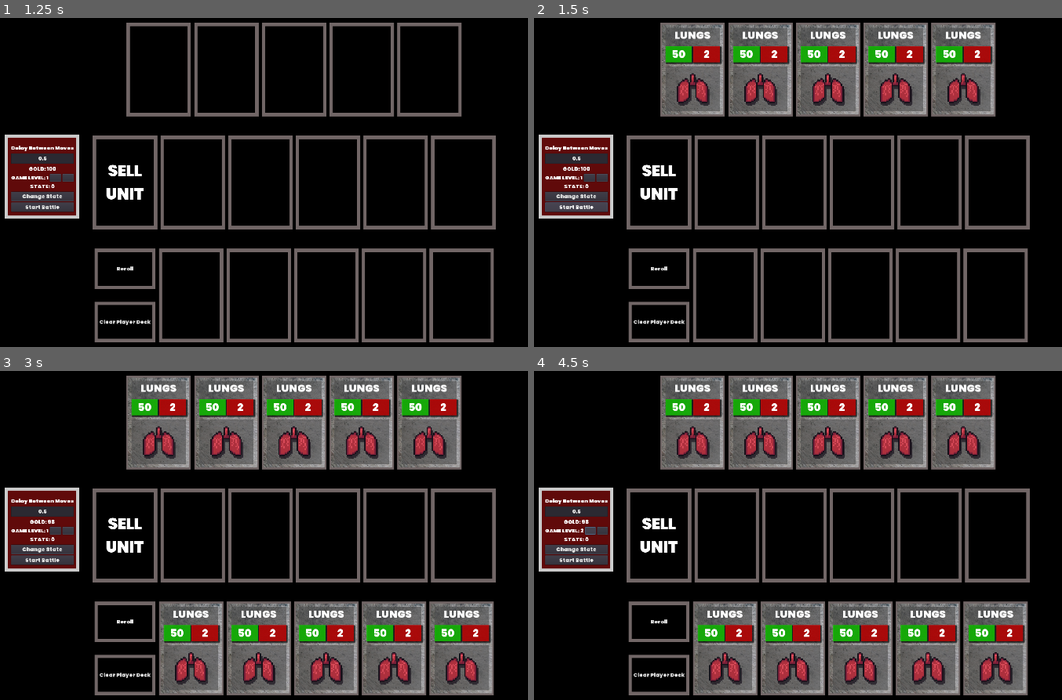
Above: before the commit, frames 1-4 (two rows, left to right).
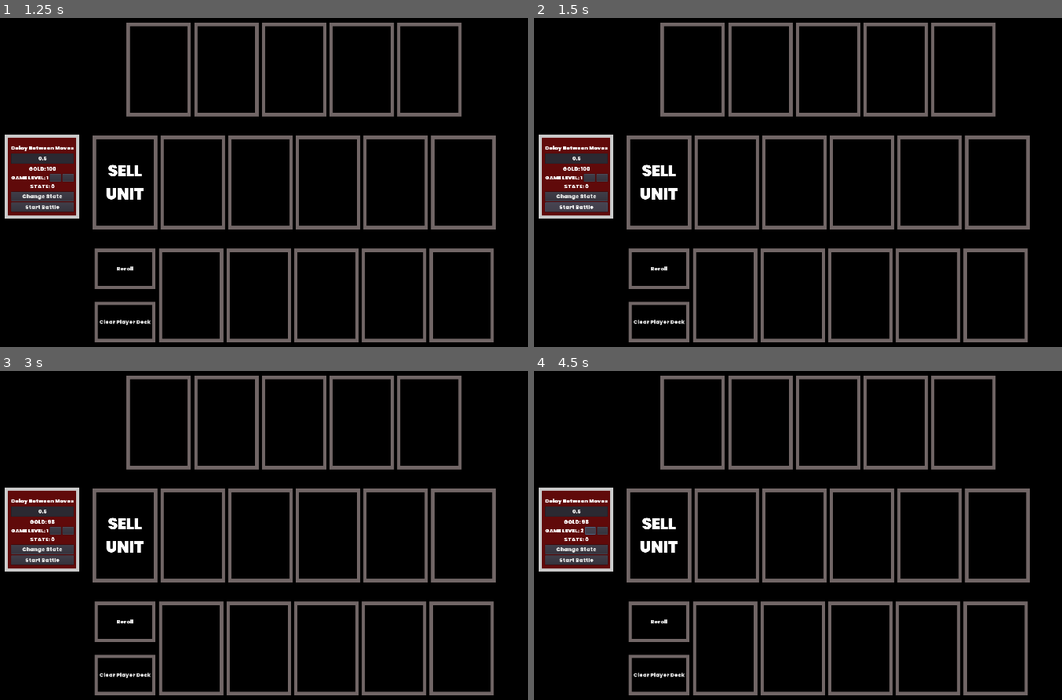
Above: after the commit, the same moments.

Repository: RM35/steel-chalk-asset
Game: Godot game, scene res://main_menu/main_menu.tscn
Same seed, same stepped clock (60 frames per second), same inputs: the game is played once before the commit and once after it.
Inputs (mouse positions are in pixels of both pictures, inside the frame that each line leads up to):
- Up to frame 1 (1.25 s): click "PLAY" at 0.5 s
- Up to frame 2 (1.5 s): click "Start Battle" at 1.25 s
- Up to frame 3 (3 s): click "Start Battle" at 2 s; click "Reroll" at 2.75 s
- Up to frame 4 (4.5 s): click "Clear Player Deck" at 3.5 s; click (586, 532) at 4.25 s

Frame 1 is identical in both runs. In frame 2, 15% of the frame differs, in the area x 24-88%, y 1-30%; in frame 3, 30%, in the area x 24-94%, y 1-99%; in frame 4, 30%.
Error after the commit: Parse Error: The method "test_trig" isn't declared in the current class. (res://unit/unit.gd:35)

Commit message:
chore: remove debug test all triggers

Diff:
--- a/unit/unit.gd
+++ b/unit/unit.gd
@@ -144,12 +144,3 @@
 		yield($Tween, "tween_completed")
 		$Tween.interpolate_property(self, "rect_position", self.rect_position, rect_pos_origin, world.move_delay / 2, Tween.TRANS_LINEAR)
 		$Tween.start()
-
-
-# Debug/Dev Functions
-func test_trig():
-	trig_on_attack()
-	trig_on_buy()
-	trig_on_damage()
-	trig_on_faint()
-	trig_on_sell()
